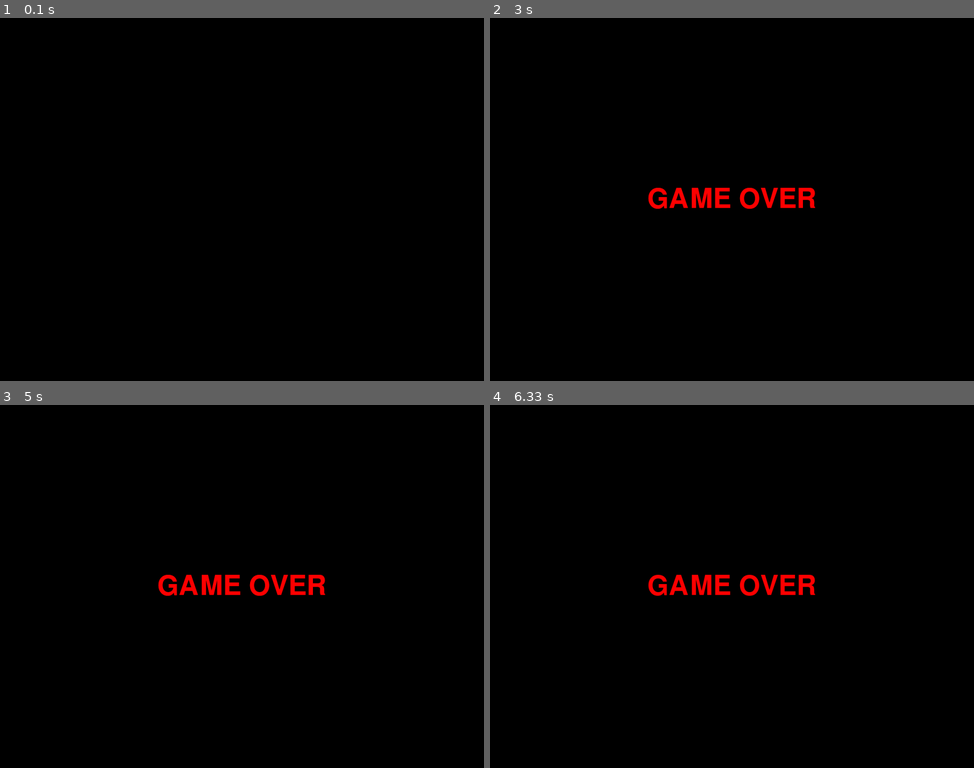
Above: before the commit, frames 1-4 (two rows, left to right).
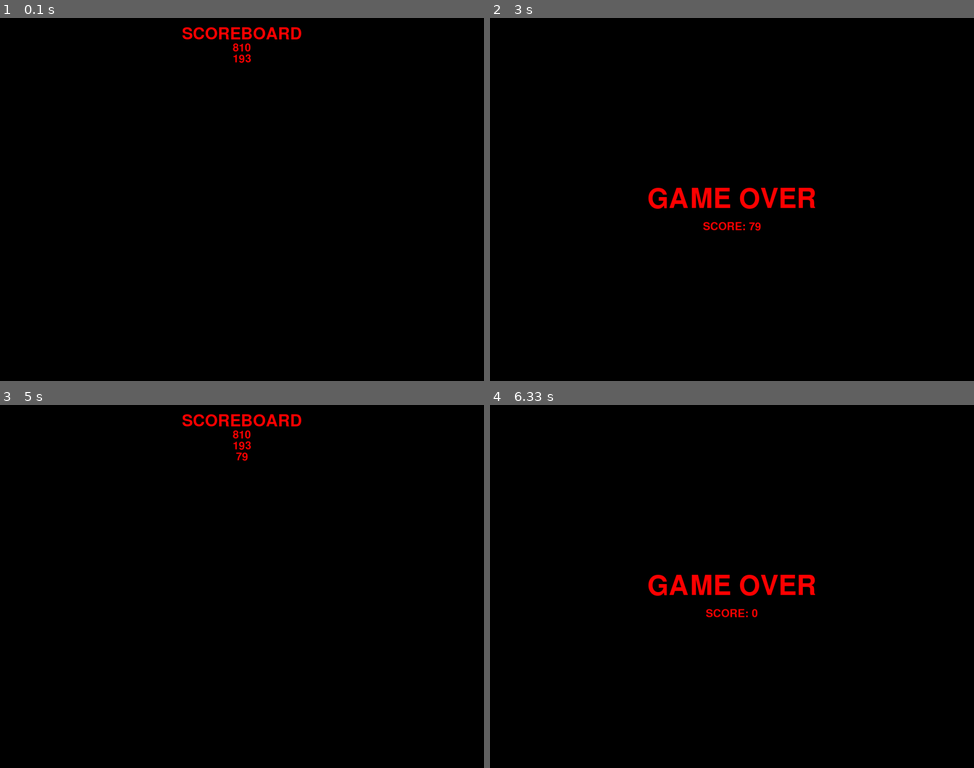
Above: after the commit, the same moments.

Repository: python-practice-b02-006/Biglov
Game: pygame game, started from lab5/ball.py
The game is run twice, just before and just after one commit, with the same random seed, the same clock (stepped at 60 frames per second) and the same inputs.
Inputs (mouse positions are in pixels of both pictures, inside the frame that each line leads up to):
- Up to frame 1 (0.1 s): no input
- Up to frame 2 (3 s): tap Space at 0.33 s; click (615, 203) at 0.72 s; click (804, 72) at 1.05 s; click (790, 232) at 1.38 s; click (741, 76) at 1.72 s; click (707, 293) at 2.05 s; click (717, 137) at 2.38 s; click (664, 123) at 2.72 s
- Up to frame 3 (5 s): tap Space at 4.97 s
- Up to frame 4 (6.33 s): move the mouse to (591, 564) at 5.32 s; click (591, 564) at 5.38 s; move the mouse to (659, 691) at 5.65 s; click (659, 691) at 5.7 s

The runs differ from the first frame. In frame 1, 0.6% of the frame differs, in the area x 37-63%, y 2-13%; in frame 2, 0.3%; in frame 3, 1.7%, in the area x 32-68%, y 2-53%; in frame 4, 0.1%.

Commit message:
added leaderboard

Diff:
--- a/lab5/ball.py
+++ b/lab5/ball.py
@@ -119,13 +119,13 @@
     global BALLS
     global TRIANGLES
     global MAX_RADIUS
-    hit = 0
+    score_delta = 0
     new_balls = []
     for i in range(len(BALLS)):
         if not ball_hit(i, event.pos):
             new_balls.append(BALLS[i])
         else:
-            hit += int(PENALTY*(MAX_RADIUS/BALLS[i][2]))
+            score_delta += int(PENALTY*(MAX_RADIUS/BALLS[i][2]))
             if(MAX_RADIUS > MIN_RADIUS):
                 MAX_RADIUS -= 1
 
@@ -134,17 +134,17 @@
         if not triangle_hit(i, event.pos):
             new_triangles.append(TRIANGLES[i])
         else:
-            hit += int(2*PENALTY*(MAX_RADIUS/TRIANGLES[i][2]))
+            score_delta += int(2*PENALTY*(MAX_RADIUS/TRIANGLES[i][2]))
             if(MAX_RADIUS > MIN_RADIUS):
                 MAX_RADIUS -= 1
 
-
-    if(hit == 0):
-        hit = -PENALTY
+    point_delta = score_delta
+    if(point_delta == 0):
+        point_delta = -PENALTY
 
     BALLS = new_balls
     TRIANGLES = new_triangles
-    return hit
+    return score_delta, point_delta
 
 def handle_collision(x, max_x, sp_x, r):
     if(x-r < 0):
@@ -176,24 +176,27 @@
     BALLS = new_balls
 
 QUIT_EVENT = False
-def game_loop(start_score, balls_number):
+def game_loop(start_points, balls_number):
     font = pygame.font.SysFont(None, 40)
-    score = start_score
+    points = start_points
+    score = 0
     clock = pygame.time.Clock()
     global QUIT_EVENT
 
 
     pygame.time.set_timer(pygame.NUMEVENTS-1, 1000)
-    while (not QUIT_EVENT) and (score > 0):
+    while (not QUIT_EVENT) and (points > 0):
         clock.tick(FPS)
 
         for event in pygame.event.get():
             if event.type == pygame.QUIT:
                 QUIT_EVENT = True
             elif event.type == pygame.MOUSEBUTTONDOWN:
-                score += handle_click(event)
+                sd, pd = handle_click(event)
+                score += sd
+                points += pd
             elif event.type == pygame.NUMEVENTS-1:
-                score -= PENALTY
+                points -= PENALTY
 
         refill_balls(balls_number//2)
         update_balls()
@@ -203,30 +206,74 @@
         update_triangles()
         draw_triangles()
 
-        img = font.render(str(score), True, BLUE)
+        img = font.render(str(points), True, BLUE)
         screen.blit(img, (20, 20))
 
         pygame.display.update()
         screen.fill(BLACK)
 
     pygame.time.set_timer(pygame.NUMEVENTS-1, 0)
-
-
-font = pygame.font.SysFont(None, 100)
-game_over = False
+    return score
+
+
+def do_game_over(t, score):
+    font = pygame.font.SysFont(None, 100)
+    img = font.render("GAME OVER", True, RED)
+    font = pygame.font.SysFont(None, 40)
+    img2 = font.render("SCORE: " + str(score), True, RED)
+    screen.blit(img , ((screen.get_width() - img.get_width())//2, (screen.get_height() - img.get_height())//2))
+    screen.blit(img2, ((screen.get_width() - img2.get_width())//2, (screen.get_height() - img2.get_height())//2 + img.get_height()))
+    pygame.display.update()
+    pygame.time.wait(t)
+
+LEADERBOARD = []
+def load_leaderboard(filename):
+    LEADERBOARD.clear()
+    with open(filename, 'r') as f:
+        for line in f:
+            LEADERBOARD.append(int(line))
+
+def save_leaderboard(filename):
+    with open(filename, 'w') as f:
+        for x in LEADERBOARD:
+            print(x, file=f)
+
+def update_leaderboard(score):
+    global LEADERBOARD
+    LEADERBOARD.append(score)
+    LEADERBOARD.sort(key=lambda x: -x)
+    LEADERBOARD = LEADERBOARD[0:10]
+
+def draw_leaderboard():
+    screen.fill(BLACK)
+    y = 20
+
+    font = pygame.font.SysFont(None, 60)
+    title = font.render("SCOREBOARD", True, RED)
+    screen.blit(title, ((screen.get_width() - title.get_width())//2, y))
+    y += title.get_height()
+
+    font = pygame.font.SysFont(None, 40)
+    for x in LEADERBOARD:
+        img = font.render(str(x), True, RED)
+        screen.blit(img, ((screen.get_width() - img.get_width())//2, y))
+        y += img.get_height()
+
+
+
+load_leaderboard("scores.txt")
 while not QUIT_EVENT:
+    draw_leaderboard()
+    pygame.display.update()
     event = pygame.event.wait()
 
     if event.type == pygame.QUIT:
         QUIT_EVENT = True
     elif event.type == pygame.KEYDOWN:
         if event.key == pygame.K_SPACE:
-            game_loop(50, 20)
-            game_over = True
-
-    if game_over:
-        img = font.render("GAME OVER", True, RED)
-        screen.blit(img, ((screen.get_width() - img.get_width())//2, (screen.get_height() - img.get_height())//2))
-        pygame.display.update()
+            score = game_loop(50, 20)
+            update_leaderboard(score)
+            do_game_over(2000, score)
 
 pygame.quit()
+save_leaderboard("scores.txt")
--- /dev/null
+++ b/lab5/scores.txt
@@ -0,0 +1,2 @@
+810
+193
